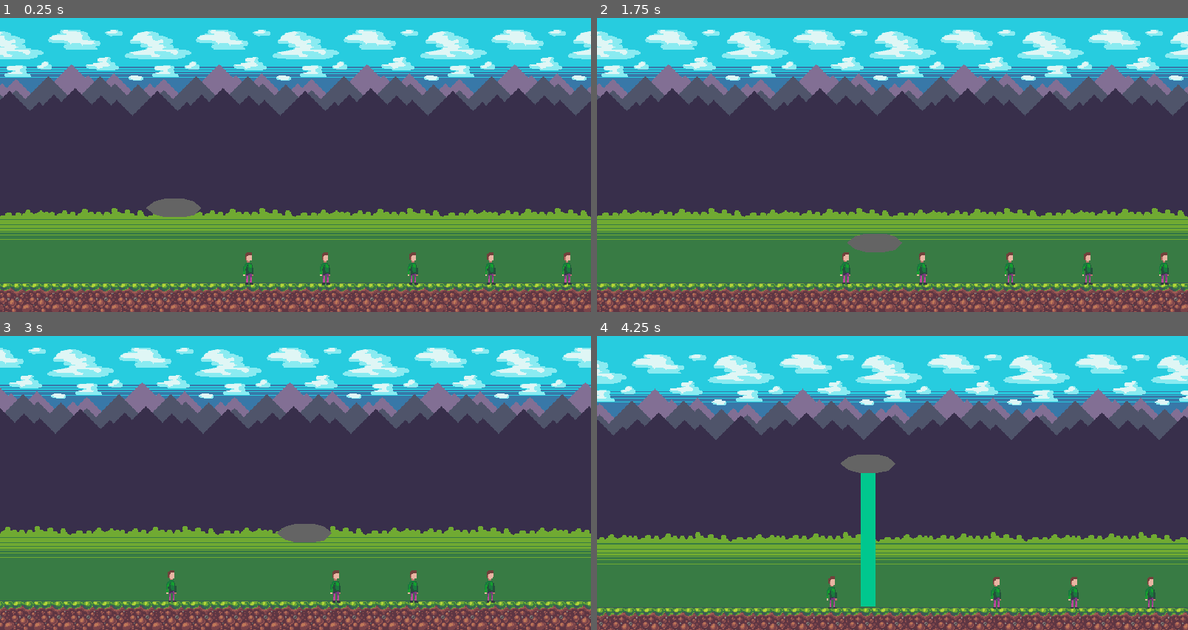
Above: before the commit, frames 1-4 (two rows, left to right).
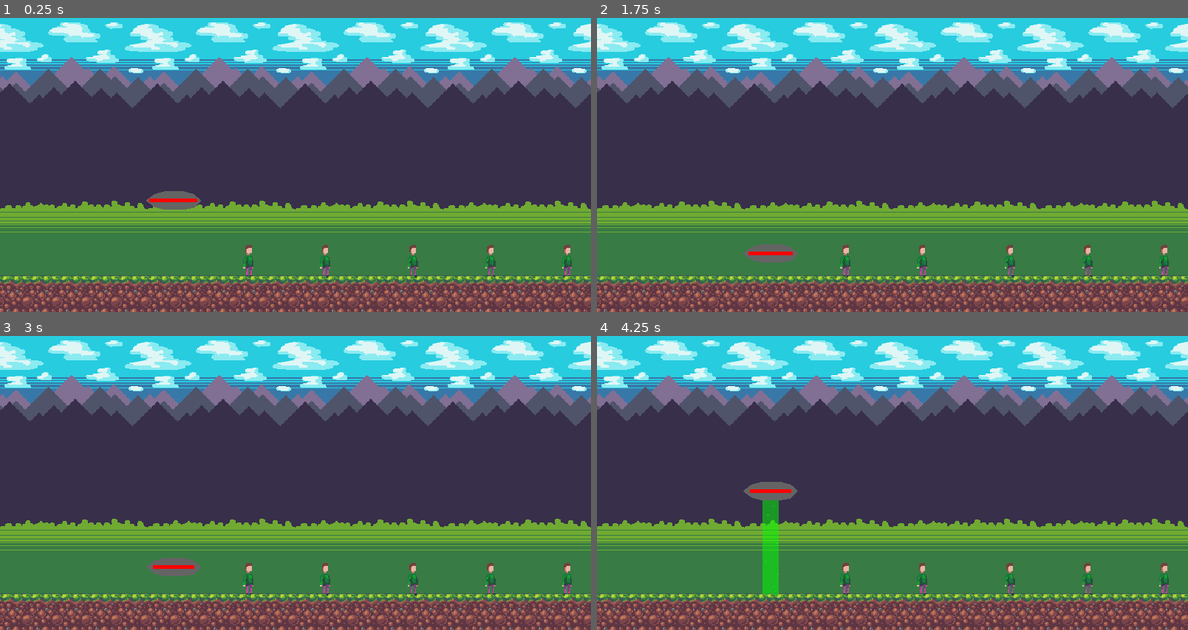
Above: after the commit, the same moments.

Repository: spilth/ufo-game
Game: Godot game, scene res://main.tscn
Same seed, same stepped clock (60 frames per second), same inputs: the game is played once before the commit and once after it.
Inputs:
- Up to frame 1 (0.25 s): no input
- Up to frame 2 (1.75 s): tap Enter at 0.5 s; hold D (right) 0.53-1.28 s; hold Space (beam) 0.53-1.28 s; hold S (down) from 1.28 s (still down); tap Space (beam) at 1.35 s
- Up to frame 3 (3 s): release S (down) at 2.03 s; hold D (right) 2.03-2.78 s; hold Space (beam) 2.03-2.78 s; hold W (up) from 2.78 s (still down); tap Space (beam) at 2.85 s
- Up to frame 4 (4.25 s): release W (up) at 3.53 s; hold A (left) from 3.53 s (still down); hold Space (beam) from 3.53 s (still down)

The runs differ from the first frame. In frame 1, 31% of the frame differs, in the area x 0-100%, y 1-100%; in frame 2, 32%; in frame 3, 34%; in frame 4, 43%.

Commit message:
Tractor beam uses Energy which recharges over time

Diff:
--- a/character_body_2d.gd
+++ b/character_body_2d.gd
@@ -1,44 +1,58 @@
 extends CharacterBody2D
 
 const SPEED = 150.0
+const ENERGY_DRAIN_RATE = 20
+const ENERGY_RECHARGE_RATE = 25
+const ENERGY_MAX = 100
 
 @onready var beam = $Beam
 @onready var beam_collider = $Beam/CollisionShape2D
 @onready var chomper_collider = $Chomper/CollisionShape2D
 @onready var beam_sound = $Beam/BeamSound
+@onready var energy_line: Line2D = $EnergyLine
+
+var energy = ENERGY_MAX
 
 func _ready():
 	beam.visible = false
 	beam_collider.disabled = true
 	chomper_collider.disabled = true
 
-func _physics_process(_delta):
+func _physics_process(delta):
 	if Input.is_action_just_pressed("beam"):
 		beam_sound.play()
 
 	if Input.is_action_just_released("beam"):
 		beam_sound.stop()
 
-	if Input.is_action_pressed("beam"):
+	if Input.is_action_pressed("beam") && energy > 0:
 		beam.visible = true
 		beam_collider.disabled = false
 		chomper_collider.disabled = false
+		energy -= ENERGY_DRAIN_RATE * delta
+
+		velocity.x = move_toward(velocity.x, 0, SPEED)
+		velocity.y = move_toward(velocity.y, 0, SPEED)
 	else:
 		beam.visible = false
 		beam_collider.disabled = true
 		chomper_collider.disabled = true
+		if energy < ENERGY_MAX:
+			energy += ENERGY_RECHARGE_RATE * delta
 
-	var direction = Input.get_axis("left", "right")
-	if direction:
-		velocity.x = direction * SPEED
-	else:
-		velocity.x = move_toward(velocity.x, 0, SPEED)
+		var direction = Input.get_axis("left", "right")
+		if direction:
+			velocity.x = direction * SPEED
+		else:
+			velocity.x = move_toward(velocity.x, 0, SPEED)
 
-	var direction2 = Input.get_axis("up", "down")
-	if direction2:
-		velocity.y = direction2 * SPEED
-	else:
-		velocity.y = move_toward(velocity.y, 0, SPEED)
+		var direction2 = Input.get_axis("up", "down")
+		if direction2:
+			velocity.y = direction2 * SPEED
+		else:
+			velocity.y = move_toward(velocity.y, 0, SPEED)
+
+	energy_line.width = 52 * energy / ENERGY_MAX
 
 	move_and_slide()
 
--- a/main.tscn
+++ b/main.tscn
@@ -1933,10 +1933,27 @@
 
 [node name="TextureRect" type="TextureRect" parent="."]
 offset_top = 175.0
-offset_right = 786.0
-offset_bottom = 655.0
+offset_right = 784.0
+offset_bottom = 656.0
 texture = ExtResource("1_lxoxt")
 stretch_mode = 1
+
+[node name="Humans" type="Node" parent="."]
+
+[node name="Human" parent="Humans" instance=ExtResource("2_qh63w")]
+position = Vector2(270, 597)
+
+[node name="Human2" parent="Humans" instance=ExtResource("2_qh63w")]
+position = Vector2(353, 597)
+
+[node name="Human3" parent="Humans" instance=ExtResource("2_qh63w")]
+position = Vector2(448, 596)
+
+[node name="Human4" parent="Humans" instance=ExtResource("2_qh63w")]
+position = Vector2(532, 595)
+
+[node name="Human5" parent="Humans" instance=ExtResource("2_qh63w")]
+position = Vector2(615, 595)
 
 [node name="UFO" parent="." instance=ExtResource("1_ms4g5")]
 position = Vector2(188, 535)
@@ -1954,21 +1971,6 @@
 zoom = Vector2(4, 4)
 limit_left = 0
 limit_top = 200
-limit_right = 1280
-limit_bottom = 648
+limit_right = 780
+limit_bottom = 656
 position_smoothing_enabled = true
-
-[node name="Human" parent="." instance=ExtResource("2_qh63w")]
-position = Vector2(270, 597)
-
-[node name="Human2" parent="." instance=ExtResource("2_qh63w")]
-position = Vector2(353, 597)
-
-[node name="Human3" parent="." instance=ExtResource("2_qh63w")]
-position = Vector2(448, 596)
-
-[node name="Human4" parent="." instance=ExtResource("2_qh63w")]
-position = Vector2(532, 595)
-
-[node name="Human5" parent="." instance=ExtResource("2_qh63w")]
-position = Vector2(615, 595)
--- a/project.godot
+++ b/project.godot
@@ -12,7 +12,7 @@
 
 config/name="UFO"
 run/main_scene="res://main.tscn"
-config/features=PackedStringArray("4.2", "GL Compatibility")
+config/features=PackedStringArray("4.3", "GL Compatibility")
 config/icon="res://icon.svg"
 
 [display]
@@ -26,33 +26,34 @@
 
 up={
 "deadzone": 0.5,
-"events": [Object(InputEventKey,"resource_local_to_scene":fa …(172 unchanged characters)… eycode":87,"key_label":0,"unicode":119,"echo":false,"script":null)
+"events": [Object(InputEventKey,"resource_local_to_scene":fa …(172 unchanged characters)… eycode":87,"key_label":0,"unicode":119,"location":0,"echo":false,"script":null)
+, Object(InputEventJoypadMotion,"resource_local_to_scene":false,"resource_name":"","device":-1,"axis":1,"axis_value":-1.0,"script":null)
 ]
 }
 down={
 "deadzone": 0.5,
-"events": [Object(InputEventKey,"resource_local_to_scene":fa …(172 unchanged characters)… eycode":83,"key_label":0,"unicode":115,"echo":false,"script":null)
+"events": [Object(InputEventKey,"resource_local_to_scene":fa …(172 unchanged characters)… eycode":83,"key_label":0,"unicode":115,"location":0,"echo":false,"script":null)
+, Object(InputEventJoypadMotion,"resource_local_to_scene":false,"resource_name":"","device":-1,"axis":1,"axis_value":1.0,"script":null)
 ]
 }
 left={
 "deadzone": 0.5,
-"events": [Object(InputEventKey,"resource_local_to_scene":fa …(171 unchanged characters)… keycode":65,"key_label":0,"unicode":97,"echo":false,"script":null)
+"events": [Object(InputEventKey,"resource_local_to_scene":fa …(171 unchanged characters)… keycode":65,"key_label":0,"unicode":97,"location":0,"echo":false,"script":null)
+, Object(InputEventJoypadMotion,"resource_local_to_scene":false,"resource_name":"","device":-1,"axis":0,"axis_value":-1.0,"script":null)
 ]
 }
 right={
 "deadzone": 0.5,
-"events": [Object(InputEventKey,"resource_local_to_scene":fa …(172 unchanged characters)… eycode":68,"key_label":0,"unicode":100,"echo":false,"script":null)
+"events": [Object(InputEventKey,"resource_local_to_scene":fa …(172 unchanged characters)… eycode":68,"key_label":0,"unicode":100,"location":0,"echo":false,"script":null)
+, Object(InputEventJoypadMotion,"resource_local_to_scene":false,"resource_name":"","device":-1,"axis":0,"axis_value":1.0,"script":null)
 ]
 }
 beam={
 "deadzone": 0.5,
-"events": [Object(InputEventKey,"resource_local_to_scene":fa …(171 unchanged characters)… keycode":32,"key_label":0,"unicode":32,"echo":false,"script":null)
+"events": [Object(InputEventKey,"resource_local_to_scene":fa …(171 unchanged characters)… keycode":32,"key_label":0,"unicode":32,"location":0,"echo":false,"script":null)
+, Object(InputEventJoypadButton,"resource_local_to_scene":false,"resource_name":"","device":-1,"button_index":2,"pressure":0.0,"pressed":true,"script":null)
 ]
 }
-
-[physics]
-
-2d/default_gravity=980.0
 
 [rendering]
 
--- a/ufo.tscn
+++ b/ufo.tscn
@@ -8,6 +8,40 @@
 
 [sub_resource type="RectangleShape2D" id="RectangleShape2D_x615e"]
 size = Vector2(16, 140)
+
+[sub_resource type="Animation" id="Animation_we22m"]
+resource_name = "beam"
+length = 2.0
+loop_mode = 1
+tracks/0/type = "value"
+tracks/0/imported = false
+tracks/0/enabled = true
+tracks/0/path = NodePath("Line2D:width")
+tracks/0/interp = 1
+tracks/0/loop_wrap = true
+tracks/0/keys = {
+"times": PackedFloat32Array(0, 1, 2),
+"transitions": PackedFloat32Array(1, 1, 1),
+"update": 0,
+"values": [16.0, 20.0, 16.0]
+}
+tracks/1/type = "value"
+tracks/1/imported = false
+tracks/1/enabled = true
+tracks/1/path = NodePath("CPUParticles2D:emission_rect_extents")
+tracks/1/interp = 1
+tracks/1/loop_wrap = true
+tracks/1/keys = {
+"times": PackedFloat32Array(0, 1, 2),
+"transitions": PackedFloat32Array(1, 1, 1),
+"update": 0,
+"values": [Vector2(6, 1), Vector2(12, 1), Vector2(6, 1)]
+}
+
+[sub_resource type="AnimationLibrary" id="AnimationLibrary_g0dwu"]
+_data = {
+"beam": SubResource("Animation_we22m")
+}
 
 [sub_resource type="RectangleShape2D" id="RectangleShape2D_lkp3q"]
 size = Vector2(16, 5)
@@ -36,11 +70,39 @@
 
 [node name="Line2D" type="Line2D" parent="Beam"]
 points = PackedVector2Array(0, 10, 0, 155)
-width = 16.0
-default_color = Color(0, 0.780392, 0.556863, 1)
+width = 18.419
+default_color = Color(0, 1, 0, 0.498039)
 
 [node name="BeamSound" type="AudioStreamPlayer2D" parent="Beam"]
 stream = ExtResource("2_a6b5k")
+
+[node name="AnimationPlayer" type="AnimationPlayer" parent="Beam"]
+libraries = {
+"": SubResource("AnimationLibrary_g0dwu")
+}
+autoplay = "beam"
+
+[node name="CPUParticles2D" type="CPUParticles2D" parent="Beam"]
+position = Vector2(0, 154)
+amount = 32
+lifetime = 0.54
+preprocess = 1.0
+speed_scale = 0.5
+local_coords = true
+emission_shape = 3
+emission_rect_extents = Vector2(9.62855, 1)
+direction = Vector2(2.08165e-12, -1)
+spread = 15.5724
+gravity = Vector2(2.08165e-12, -980)
+angular_velocity_min = -15.0
+angular_velocity_max = 15.0
+angle_max = 90.0
+color = Color(0, 1, 0, 1)
+
+[node name="EnergyLine" type="Line2D" parent="."]
+points = PackedVector2Array(0, -2, 0, 2)
+width = 52.0
+default_color = Color(1, 0, 0, 1)
 
 [node name="Chomper" type="Area2D" parent="."]
 
Not shown, added: export/web/index.apple-touch-icon.png.import
Not shown, added: export/web/index.icon.png.import
Not shown, added: export/web/index.png.import
Not shown, added: export_presets.cfg
Not shown: 1 places in ufo.tscn that only renumber resources
Not shown, added: export/web/Archive.zip
Not shown, added: export/web/index.apple-touch-icon.png
Not shown, added: export/web/index.audio.worklet.js
Not shown, added: export/web/index.html
Not shown, added: export/web/index.icon.png
Not shown, added: export/web/index.js
Not shown, added: export/web/index.pck
(and 3 more such lines)
